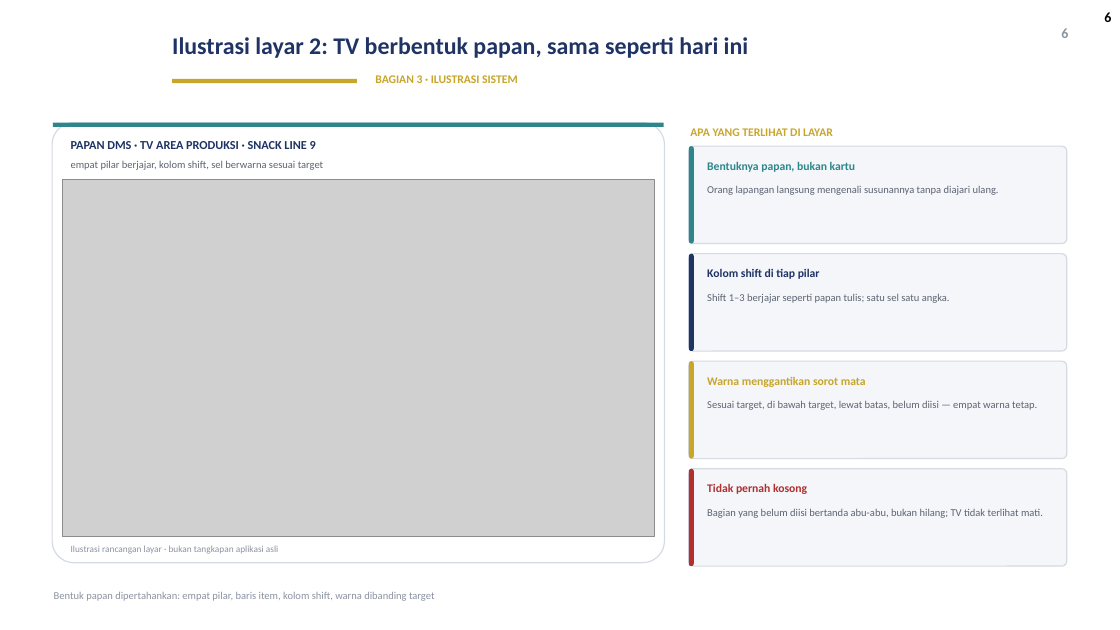
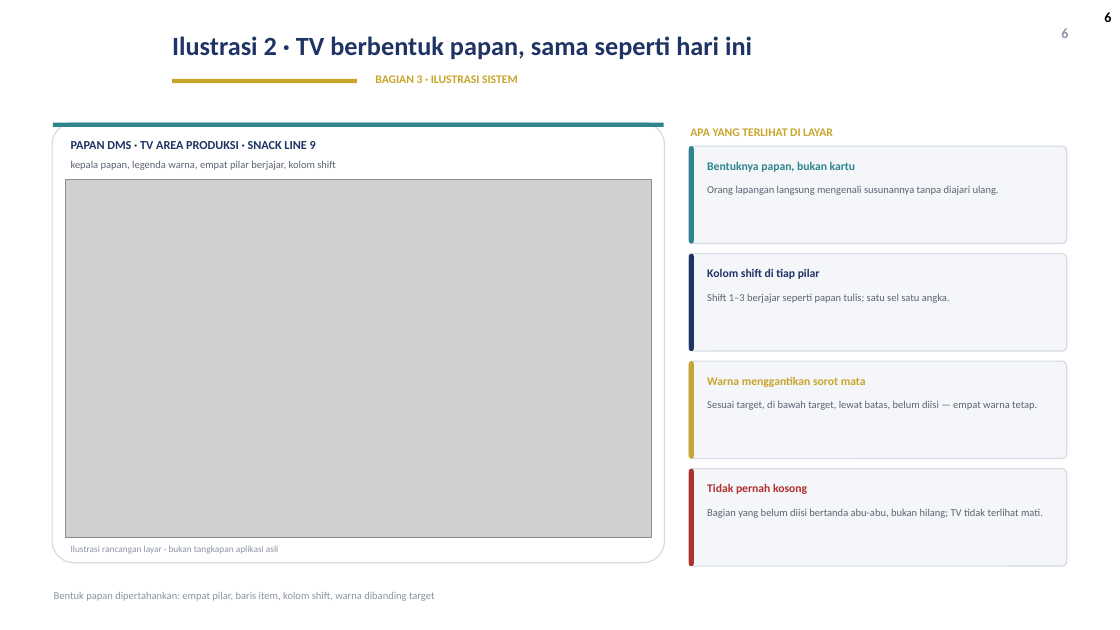
Before and after one commit to GalaxyDust/DailyMonitoringSystem_App, a slide deck: slide 6 of docs/DMS_Digitalisasi_v1.pptx. Drawn at 1120x630 pixels with LibreOffice and Linux fonts; fonts in the diff are those of the drawing; grey boxes stand for pictures; background and template pictures are left out. Boxes give left, top, right and bottom in pixels: in the first picture for what was removed or moved away, otherwise in the second. Text is boxed around its words. In the diff, an @@ line names an element or a change of style, - is before the commit and + after.

Commit message:
docs: ilustrasi aplikasi versi pro (7 layar: isi papan, TV, absensi, dasbor, detail kasus, laporan KPI, admin)

```diff
--- a/docs/DMS_Digitalisasi_v1.pptx
+++ b/docs/DMS_Digitalisasi_v1.pptx
@@ title at (172,36,752,59): text changed; size 20.5 to 22.5 pt @@
-Ilustrasi layar 2: TV berbentuk papan, sama seperti hari ini
+Ilustrasi 2 · TV berbentuk papan, sama seperti hari ini
@@ text at (71,160,336,170): text changed @@
-empat pilar berjajar, kolom shift, sel berwarna sesuai target
+kepala papan, legenda warna, empat pilar berjajar, kolom shift
@@ picture: place and size @@
-picture at (62,180,655,536)
+picture at (66,180,652,538)
```
Also in this commit, not shown: 5 other slides changed, 2 slides added, 2 slides removed, 10 other files.
